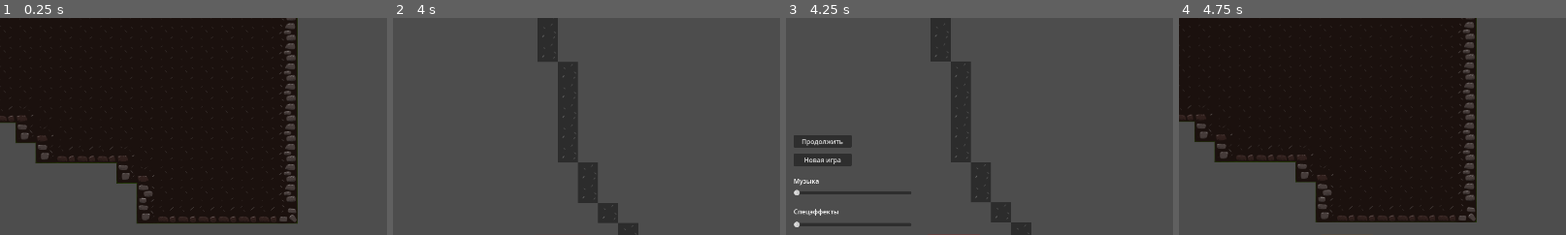
Above: before the commit, frames 1-4 (left to right).
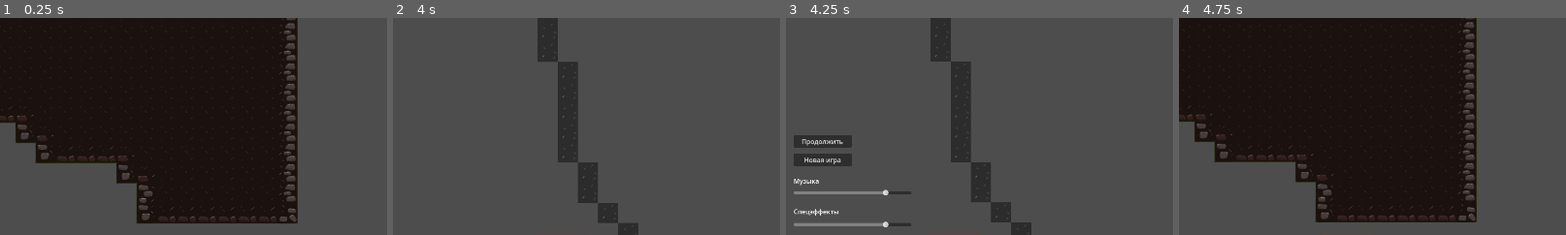
Above: after the commit, the same moments.

Repository: agasyants/GameJam1--skidbladnir-
Game: Godot game, scene res://Levels/main_level/main.tscn
Two runs of this game, one before a commit and one after it. Both use one fixed random seed, a clock stepped at 60 frames per second and the inputs below. Sound files missing from this copy of the repository are replaced by a short silence.
Inputs:
- Up to frame 1 (0.25 s): no input
- Up to frame 2 (4 s): hold K (switch_echo) 0.53-1.28 s; hold Right (ui_right) 0.53-2.03 s; tap Space (jump) at 0.77, 1.52, 3.02, 3.77 s; tap J (switch_normal) at 1.35 s; hold Left (ui_left) 2.03-2.78 s; hold , (switch_truth) 2.03-2.78 s; hold Right (ui_right) from 2.78 s (still down); tap L (switch_visceral) at 2.85 s; hold K (switch_echo) from 3.53 s (still down)
- Up to frame 3 (4.25 s): keep holding Right (ui_right); keep holding K (switch_echo); tap Escape (pause) at 4.15 s
- Up to frame 4 (4.75 s): release Right (ui_right) at 4.25 s; release K (switch_echo) at 4.25 s; click "Новая игра" at 4.25 s
The pictures show only the part of the screen within x 28-78%, y 7-57%; the shares and areas given below are measured in that part.

Frames 1-2 are identical in both runs. In frame 3, 0.8% of the frame differs, in the area x 2-27%, y 79-97%; in frame 4, nothing differs.

Commit message:
volume sliders and config save

Diff:
--- a/Music/MusicManager.gd
+++ b/Music/MusicManager.gd
@@ -38,7 +38,7 @@
 
 
 func play_world_music(track_name: String):
-	if current_track_name == track_name or true:
+	if current_track_name == track_name:
 		return
 
 	var new_stream = world_tracks.get(track_name)
--- a/UI/pause.gd
+++ b/UI/pause.gd
@@ -1,10 +1,25 @@
 extends Control
+
+var volume_bus_name: String = "Music"
+var sfx_bus_name: String = "SFX"
 
 func _ready():
 	process_mode = Node.PROCESS_MODE_ALWAYS
 	$resume_btn.pressed.connect(_on_resume_button_pressed)
 	$restart_btn.pressed.connect(_on_restart_button_pressed)
 	hide()
+
+	# Загрузка сохраненных настроек
+	var volume_data = SaveManager.load_game(volume_bus_name + '.json')
+	var sfx_data = SaveManager.load_game(sfx_bus_name + '.json')
+	$volume_slider.value = 0.8
+	$sfx_slider.value = 0.8
+
+	if volume_data:
+		$volume_slider.value = volume_data["volume"]
+	if sfx_data:
+		$sfx_slider.value = sfx_data["sfx"]
+
 
 func _input(event: InputEvent) -> void:
 	if event.is_action_pressed("pause"):
@@ -26,3 +41,15 @@
 func resume():
 	get_tree().paused = false
 	hide()
+
+
+func _on_volume_slider_value_changed(value: float) -> void:
+	var bus_index = AudioServer.get_bus_index(volume_bus_name)
+	AudioServer.set_bus_volume_db(bus_index, linear_to_db(value))
+	SaveManager.save_game({"volume": value}, volume_bus_name + '.json')
+
+
+func _on_sfx_slider_value_changed(value: float) -> void:
+	var bus_index = AudioServer.get_bus_index(sfx_bus_name)
+	AudioServer.set_bus_volume_db(bus_index, linear_to_db(value))
+	SaveManager.save_game({"sfx": value}, sfx_bus_name + '.json')
--- a/UI/pause.tscn
+++ b/UI/pause.tscn
@@ -17,6 +17,9 @@
 offset_top = 498.0
 offset_right = 854.0
 offset_bottom = 514.0
+max_value = 1.0
+step = 0.01
+value = 1.0
 
 [node name="sfx_slider" type="HSlider" parent="."]
 layout_mode = 1
@@ -24,6 +27,9 @@
 offset_top = 577.0
 offset_right = 854.0
 offset_bottom = 593.0
+max_value = 1.0
+step = 0.01
+value = 1.0
 
 [node name="resume_btn" type="Button" parent="."]
 layout_mode = 1
@@ -56,3 +62,6 @@
 offset_right = 675.0
 offset_bottom = 564.0
 text = "Спецэффекты"
+
+[connection signal="value_changed" from="volume_slider" to="." method="_on_volume_slider_value_changed"]
+[connection signal="value_changed" from="sfx_slider" to="." method="_on_sfx_slider_value_changed"]
Not shown: 1 places in Levels/main_level/main.tscn that only renumber resources
Not shown, changed: .gitignore
